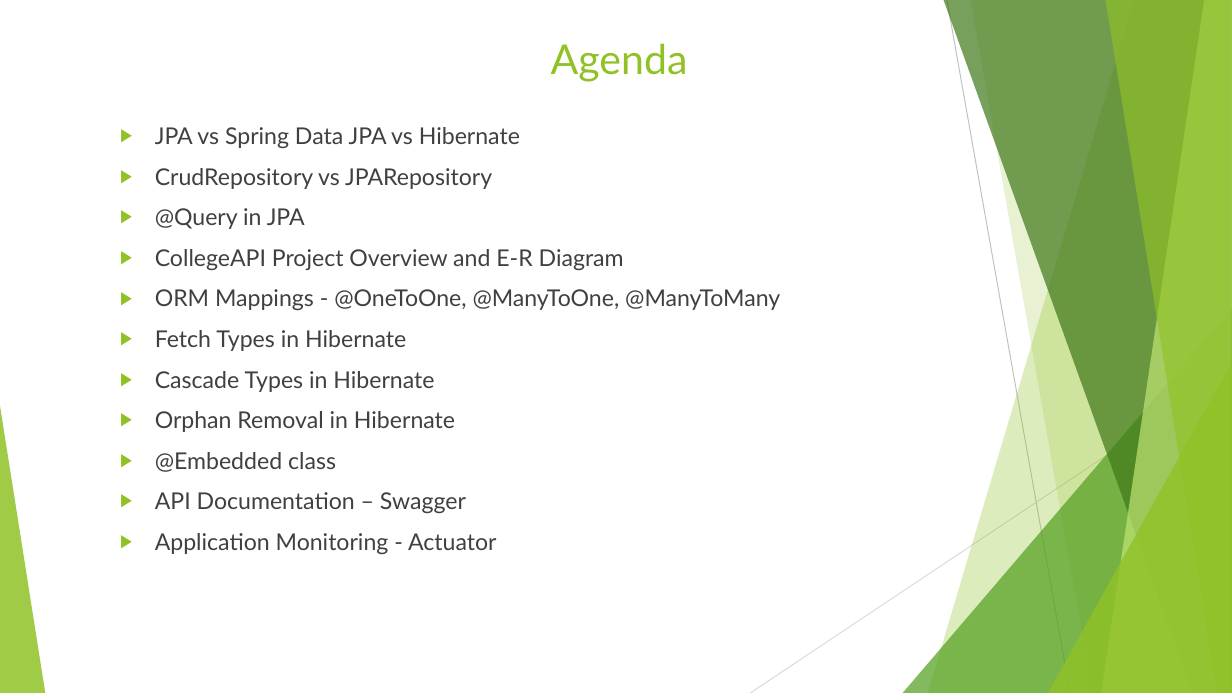
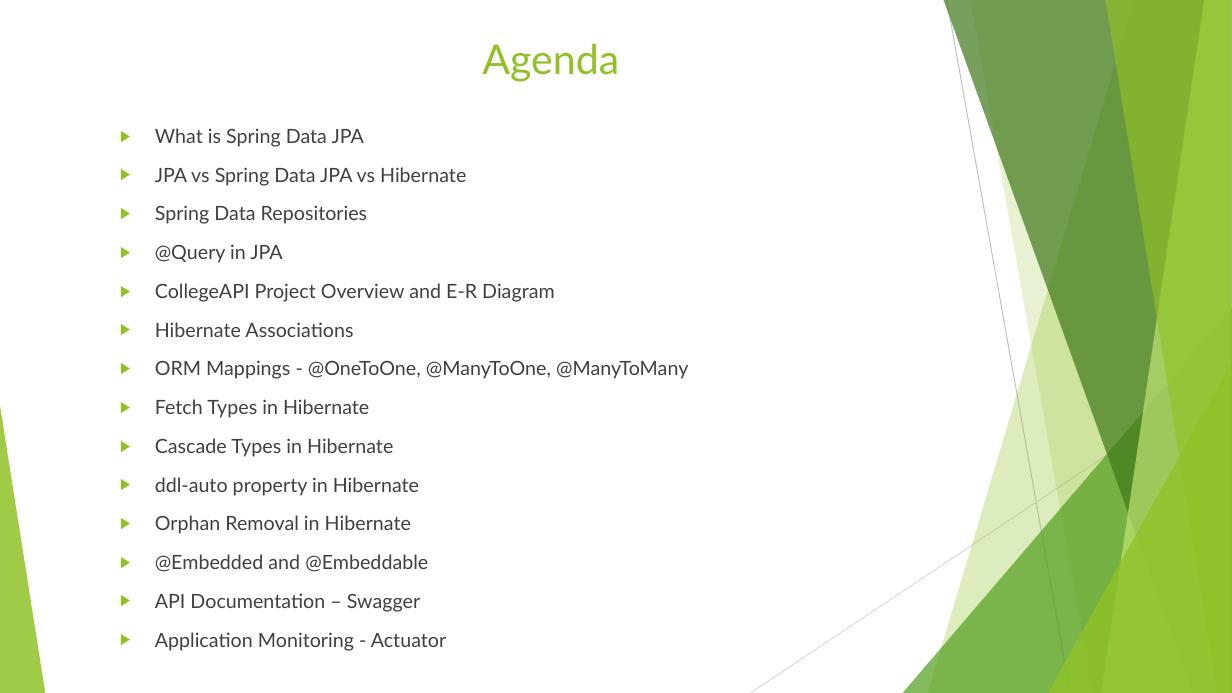
Before and after one commit to SwarnadeepGhosh/CollegeAPI-JPA, a slide deck: slide 2 of img/JPATutorial.pptx. Drawn at 1232x693 pixels with LibreOffice and Linux fonts; fonts in the diff are those of the drawing. Boxes give left, top, right and bottom in pixels: in the first picture for what was removed or moved away, otherwise in the second. Text is boxed around its words. In the diff, an @@ line names an element or a change of style, - is before the commit and + after.

```diff
--- a/img/JPATutorial.pptx
+++ b/img/JPATutorial.pptx
@@ title "Agenda": place and size @@
-title "Agenda" at box(551, 43, 688, 82)
+title "Agenda" at box(482, 43, 619, 82)
@@ text at box(155, 128, 364, 147): paragraph added @@
+▶ What is Spring Data JPA
@@ text at box(155, 167, 688, 651): size 18 to 15.3 pt in "JPA vs Spring Data JPA vs Hibernate", "@Query in JPA", "CollegeAPI Project Overview and E-R Diagram", "ORM Mappings - @OneToOne, @ManyToOne, @ManyToMany" and 5 more places; line spacing 1 to 1.1 @@
@@ text at box(155, 205, 368, 224): text changed; size 18 to 15.3 pt @@
-▶ CrudRepository vs JPARepository
+▶ Spring Data Repositories
@@ text at box(155, 322, 353, 337): paragraph added @@
+▶ Hibernate Associations
@@ text at box(155, 477, 419, 496): paragraph added @@
+▶ ddl-auto property in Hibernate
@@ text at box(155, 554, 428, 572): text changed; size 18 to 15.3 pt @@
-▶ @Embedded class
+▶ @Embedded and @Embeddable
```
Also in this commit, not shown: 9 other slides changed, 8 slides added, 1 slide removed.
